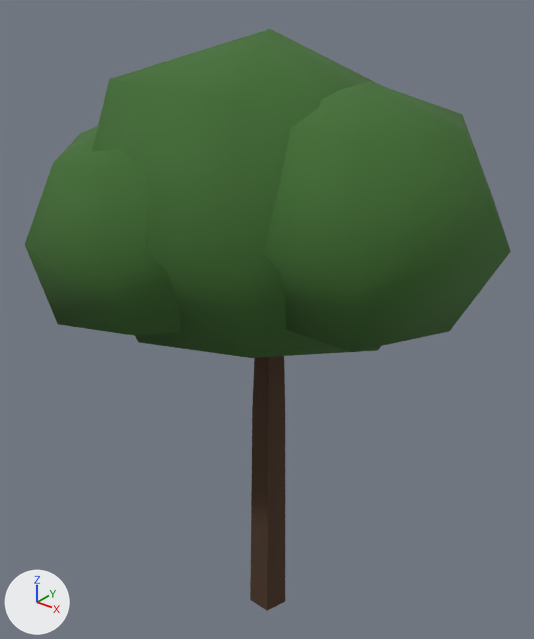
A saved change to the glTF model godot/assets/parts/树_02.glb.
The view is the same before and after, from a camera (50 mm lens) standing at (4.24, -5.32, 7.13) and looking at (-0.16, 0.17, 3.72). The axes (+X, +Y, +Z) are drawn at lower left. The lights are the same throughout. The older version comes first.

Script lines for the objects in view, before the commit:
```python
mat_leaf_mid = principled_material('leaf_mid')
mat_leaf_mid.base_color = (0.0482, 0.15, 0.0273)  # dark green #3e6c2e
mat_leaf_mid.roughness = 0.88
me_树_02 = bpy.data.meshes.new('树_02')
me_树_02.from_pydata(...)  # 131 vertices, 224 faces; spans x -2.17..2.4, y -1.81..2.07, z 0.0..6.6
# faces by material slot: [80, 144]
me_树_02.materials.append(mat_bark_brown)  # brown #4a3423
me_树_02.materials.append(mat_leaf_mid)  # dark green #3e6c2e
ob_树_02 = bpy.data.objects.new('树_02', me_树_02)
ob_树_02.location = (0.0, 0.0, 0.0)
```
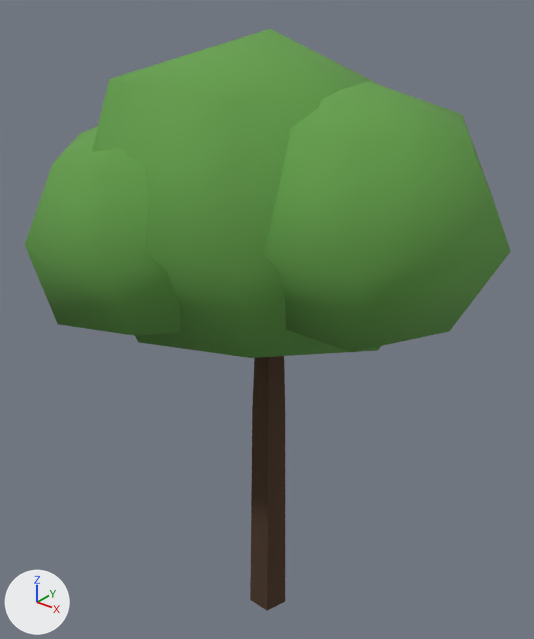
Location of each change, (x1, y1, x2, y2) in pixels of the pictures (534 x 639 px):
```json
{"object": "树_02", "change": "recoloured", "before": [25, 29, 511, 360], "after": [25, 29, 511, 360], "on screen": "dark green to green"}
```

Scene script edits in JSON lines:
```json
{"op": "set", "path": "mat_leaf_mid.base_color", "old": "(0.0482, 0.15, 0.0273)", "new": "(0.122, 0.342, 0.0648)", "note": "dark green #3e6c2e -> green #629e48"}
```
